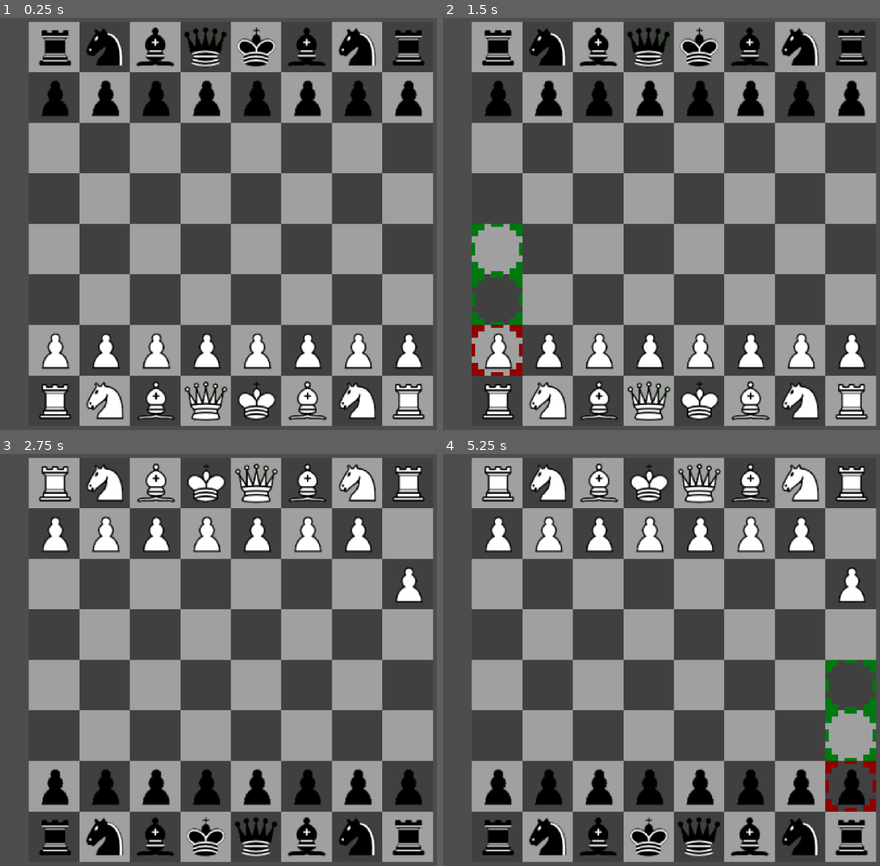
Above: before the commit, frames 1-4 (two rows, left to right).
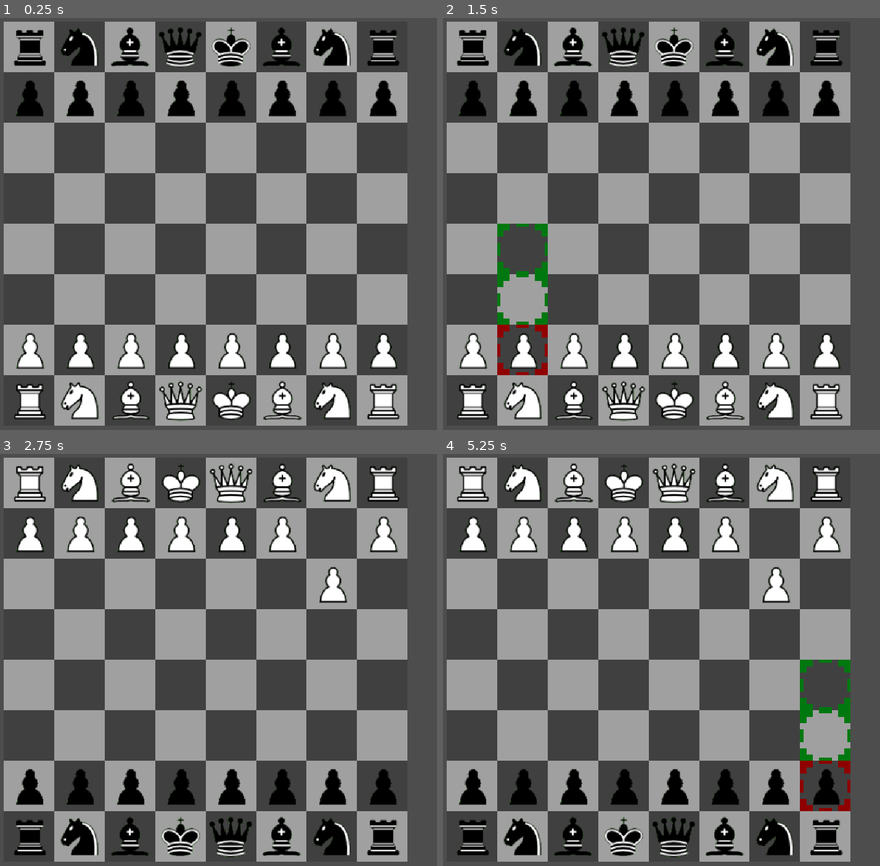
Above: after the commit, the same moments.

Repository: aligator/chess
Game: Godot game, scene res://Game.tscn
Same seed, same stepped clock (60 frames per second), same inputs: the game is played once before the commit and once after it.
Inputs (mouse positions are in pixels of both pictures, inside the frame that each line leads up to):
- Up to frame 1 (0.25 s): no input
- Up to frame 2 (1.5 s): tap Enter at 0.5 s; move the mouse to (495, 401) at 0.52 s; click (495, 401) at 0.67 s; move the mouse to (495, 351) at 1.27 s; click (495, 351) at 1.42 s
- Up to frame 3 (2.75 s): tap Space at 2 s; move the mouse to (52, 734) at 2.02 s; click (52, 734) at 2.17 s
- Up to frame 4 (5.25 s): tap Enter at 2.75, 4.25 s; move the mouse to (849, 635) at 2.77 s; click (849, 635) at 2.92 s; tap Space at 3.5, 5 s; move the mouse to (849, 684) at 3.52 s; click (849, 684) at 3.67 s; move the mouse to (849, 734) at 4.27 s; click (849, 734) at 4.42 s; move the mouse to (849, 787) at 5.02 s; click (849, 787) at 5.17 s

The runs differ from the first frame. In frame 1, 57% of the frame differs, in the area x 0-100%, y 0-100%; in frame 2, 58%; in frame 3, 57%; in frame 4, 58%.

Commit message:
Resizable board

Diff:
--- a/Game.tscn
+++ b/Game.tscn
@@ -8,18 +8,18 @@
 script = ExtResource("1_k6fgx")
 
 [node name="ChessBoard" parent="." instance=ExtResource("1_gbx6s")]
-position = Vector2(16, 16)
+position = Vector2(8, 16)
 debug_moves = null
 rotate_board_after_move = null
 is_board_rotated = null
 
 [node name="FigureListBlack" parent="." instance=ExtResource("2_3ok37")]
-position = Vector2(20, 12)
+position = Vector2(12, 12)
 scale = Vector2(0.5, 0.5)
 color = 2
 gap = 0
 
 [node name="FigureListWhite" parent="." instance=ExtResource("2_3ok37")]
-position = Vector2(20, 4)
+position = Vector2(12, 4)
 scale = Vector2(0.5, 0.5)
 gap = 0
--- a/project.godot
+++ b/project.godot
@@ -20,6 +20,8 @@
 window/size/viewport_width=960
 window/size/viewport_height=1000
 window/handheld/orientation=1
+window/stretch/mode="canvas_items"
+window/stretch/aspect="expand"
 window/stretch/scale=6.4
 
 [rendering]
